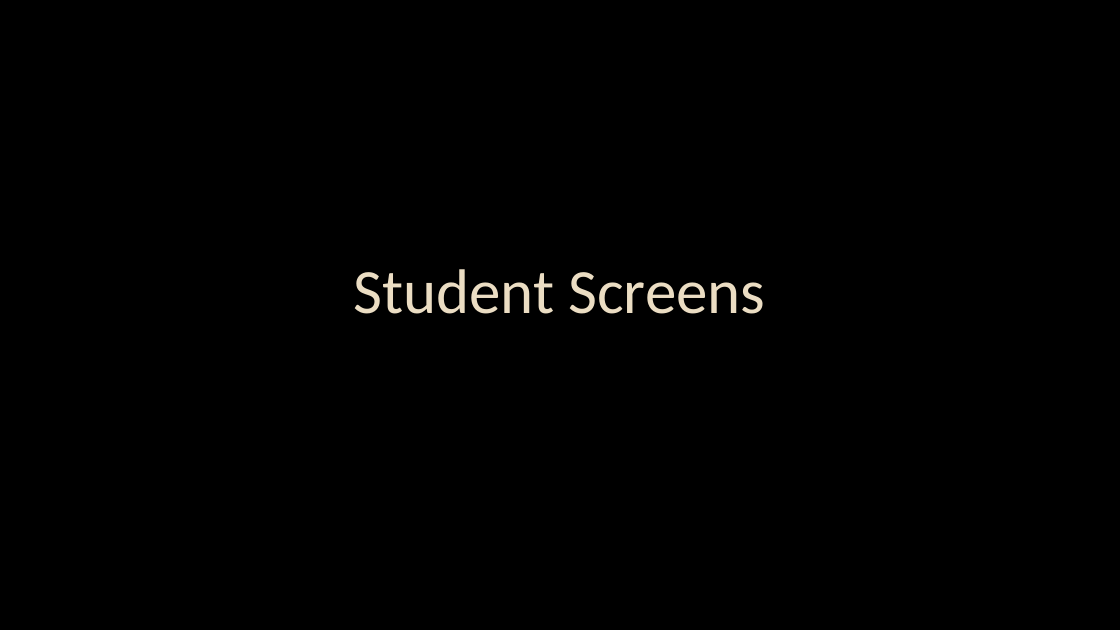
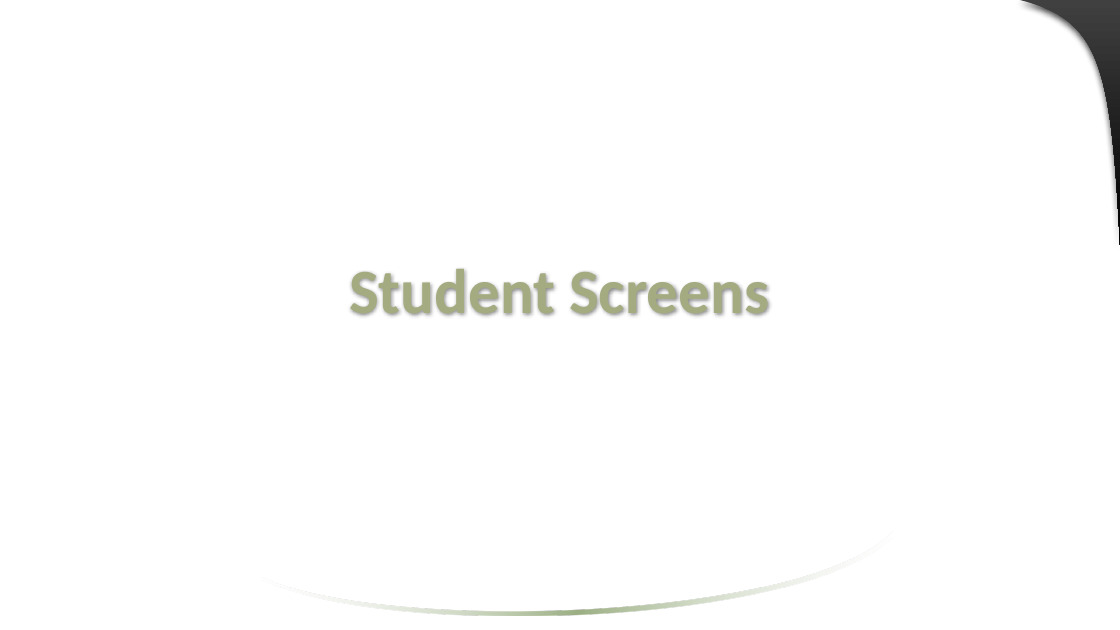
Before and after one commit to jaenudin86/Attendance, a slide deck: slide 36 of Attendance Wireframes.pptx (slide 32 before the commit). Drawn at 1120x630 pixels with LibreOffice and Linux fonts; fonts in the diff are those of the drawing; background and template pictures are left out. Boxes give left, top, right and bottom in pixels: in the first picture for what was removed or moved away, otherwise in the second. Text is boxed around its words. In the diff, an @@ line names an element or a change of style, - is before the commit and + after.

```diff
--- a/Attendance Wireframes.pptx
+++ b/Attendance Wireframes.pptx
@@ background picture (left out) to #FFFFFF @@
@@ freeform shape added at [1020, 0, 1120, 245], fill gradient #414141 to #000000 @@
@@ title "Student Screens" at [349, 268, 769, 316]: text colour #EBDDC3 to #A5AB81, letter outline #404040 0.75 pt to none, bold on @@
@@ freeform shape added at [262, 532, 892, 616], fill gradient #FFFFFF to #9CB084 @@
```
Also in this commit, not shown: 35 other slides changed, 7 slides added, 3 slides removed, 1 other file.
